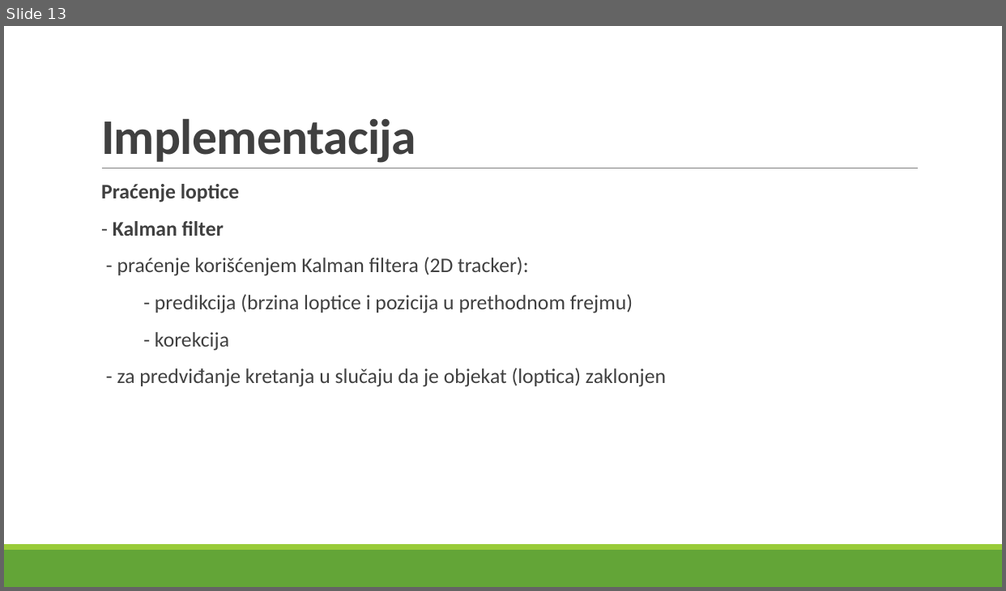
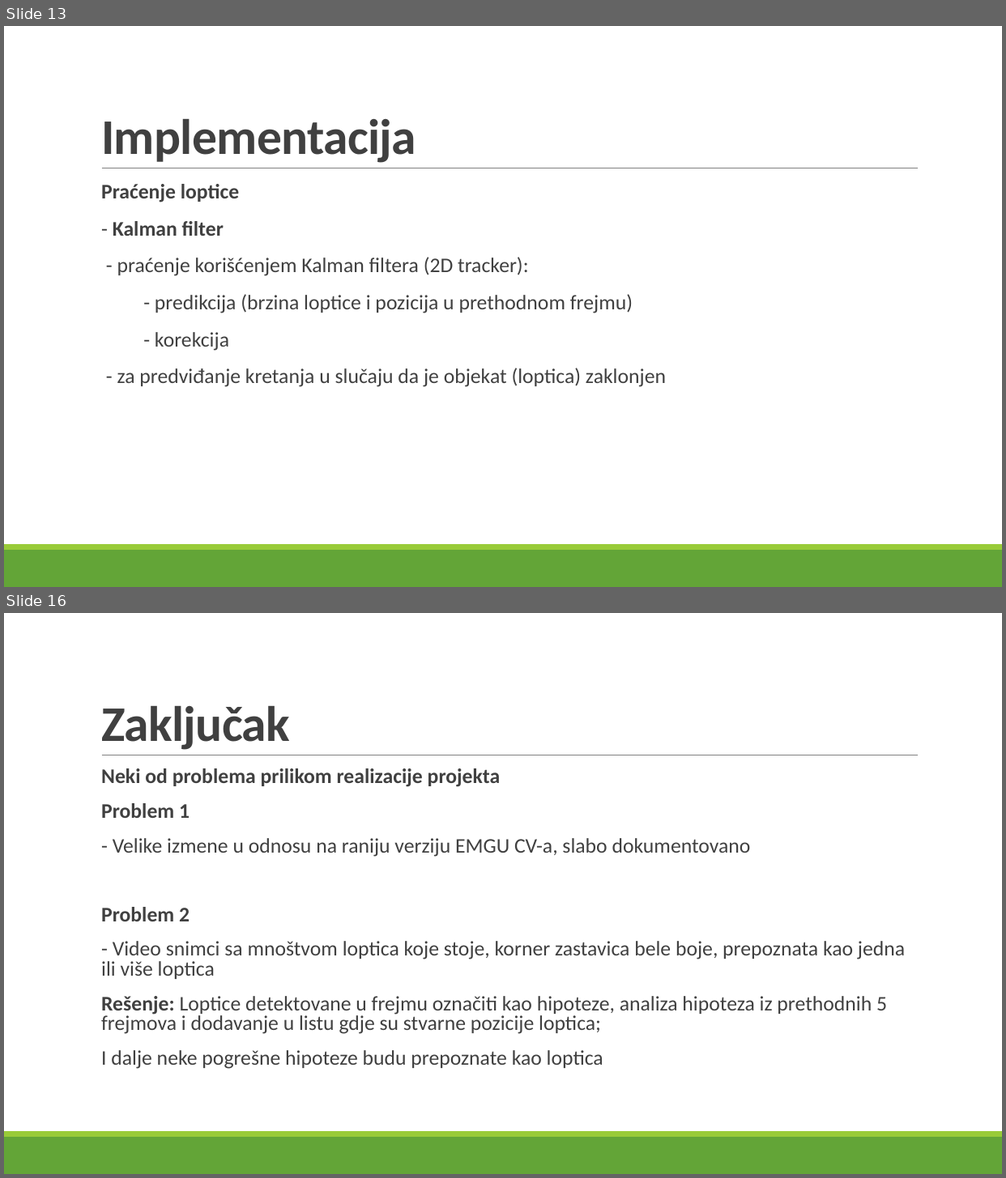
Before and after one commit to ckraisnikovic/softComputing, a slide deck: Detekcija i praćenje golf loptice na golf terenu.pptx. Shown one above the other, each under a label of ours: slide 13 before the commit, slides 13 and 16 after it; the slides between them are not shown. The pictures are 1006x591 and 1006x1178 pixels, drawn with LibreOffice and Linux fonts; fonts in the diff are those of the drawing. Boxes give left, top, right and bottom in pixels: in the first picture for what was removed or moved away, otherwise in the second. Text is boxed around its words. In the diff, an @@ line names an element or a change of style, - is before the commit and + after.

```diff
--- a/Detekcija i praćenje golf loptice na golf terenu.pptx
+++ b/Detekcija i praćenje golf loptice na golf terenu.pptx
@@ slide 16 added at (x1=4, y1=613, x2=1002, y2=1174), background #FFFFFF; not listed: 3 template elements that a slide beside it also shows @@
@@ title added at (x1=101, y1=706, x2=290, y2=750), 48 pt, text #404040, bold @@
+Zaključak
@@ text added at (x1=101, y1=769, x2=905, y2=1069), 20 pt, text #404040 @@
+  Neki od problema prilikom realizacije projekta
+  Problem 1
+  - Velike izmene u odnosu na raniju verziju EMGU CV-a, slabo dokumentovano
+  Problem 2
+  - Video snimci sa mnoštvom loptica koje stoje, korner zastavica bele boje, prepoznata kao jedna ili više loptica
+  Rešenje: Loptice detektovane u frejmu označiti kao hipoteze, analiza hipoteza iz prethodnih 5 frejmova i dodavanje u listu gdje su stvarne pozicije loptica;
+  I dalje neke pogrešne hipoteze budu prepoznate kao loptica
```
Also in this commit, not shown: 13 slides changed, 3 other slides added.
